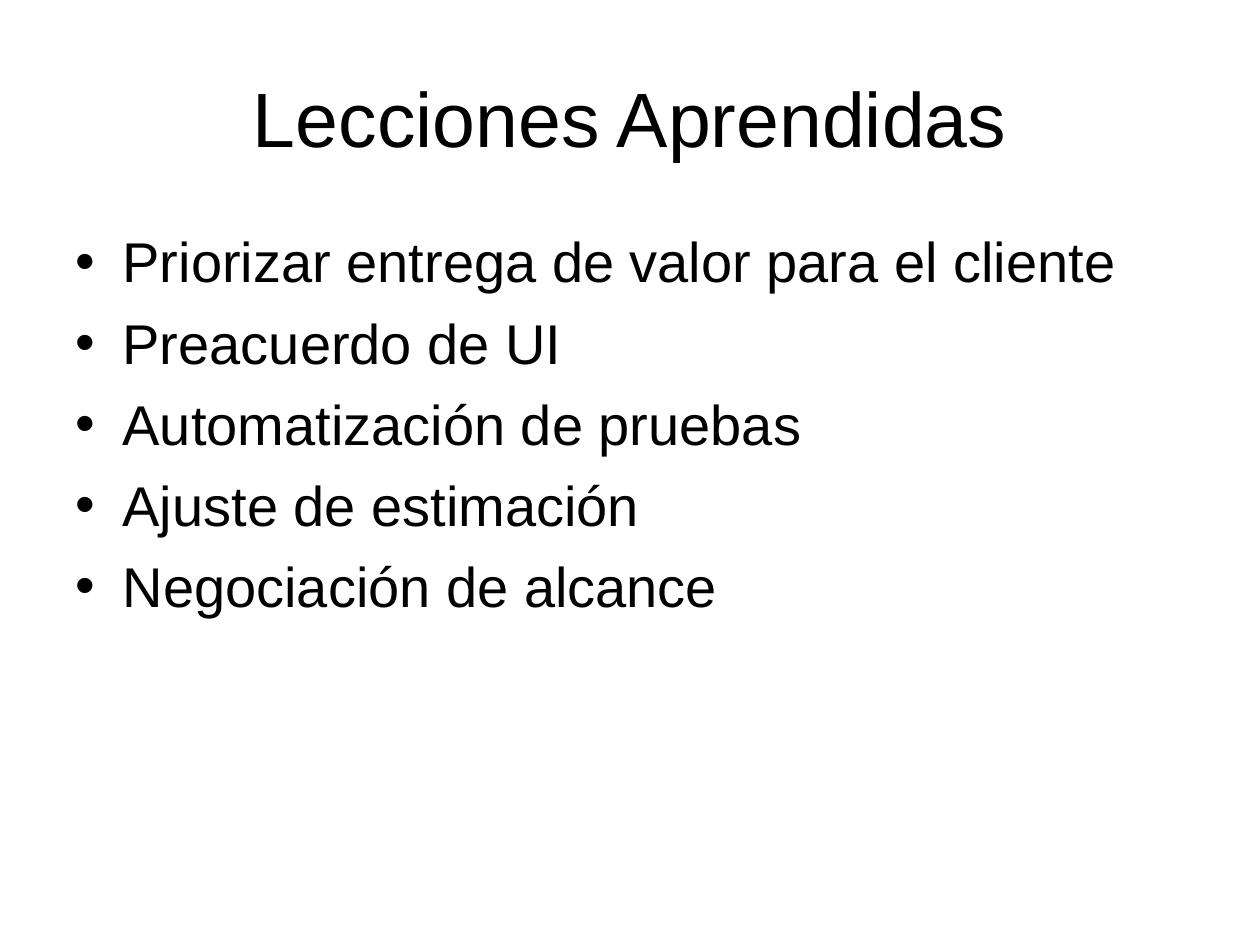
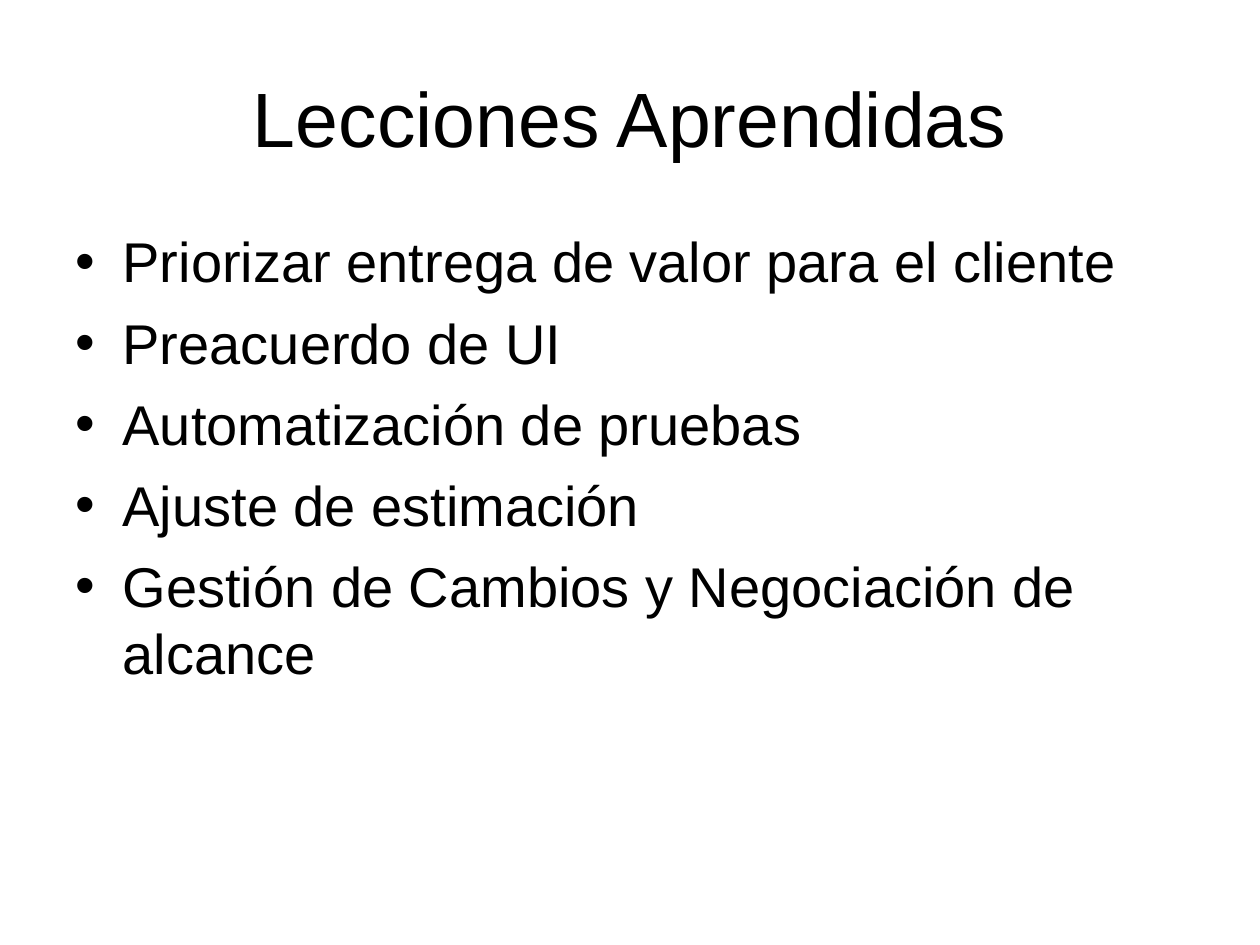
Before and after one commit to emmanuelfls371/softmart7547, a slide deck: slide 29 of docs/CarpetaEntrega/PresFinal.ppt (slide 14 before the commit). Drawn at 1260x945 pixels with LibreOffice and Linux fonts; fonts in the diff are those of the drawing; background and template pictures are left out. Boxes give left, top, right and bottom in pixels: in the first picture for what was removed or moved away, otherwise in the second. Text is boxed around its words. In the diff, an @@ line names an element or a change of style, - is before the commit and + after.

```diff
--- a/docs/CarpetaEntrega/PresFinal.ppt
+++ b/docs/CarpetaEntrega/PresFinal.ppt
@@ text at (123, 565, 1075, 675): text changed @@
-• Negociación de alcance
+• Gestión de Cambios y Negociación de alcance
```
Also in this commit, not shown: 4 other slides changed, 16 slides added, 1 slide removed, 3 other files.
